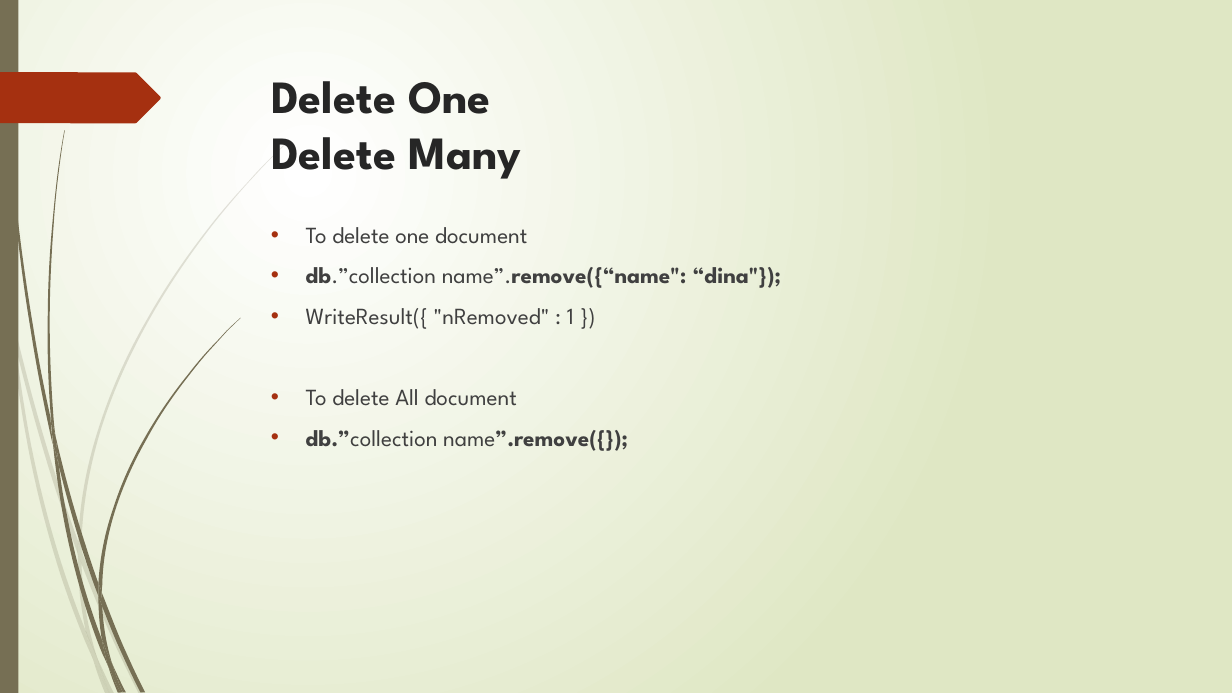
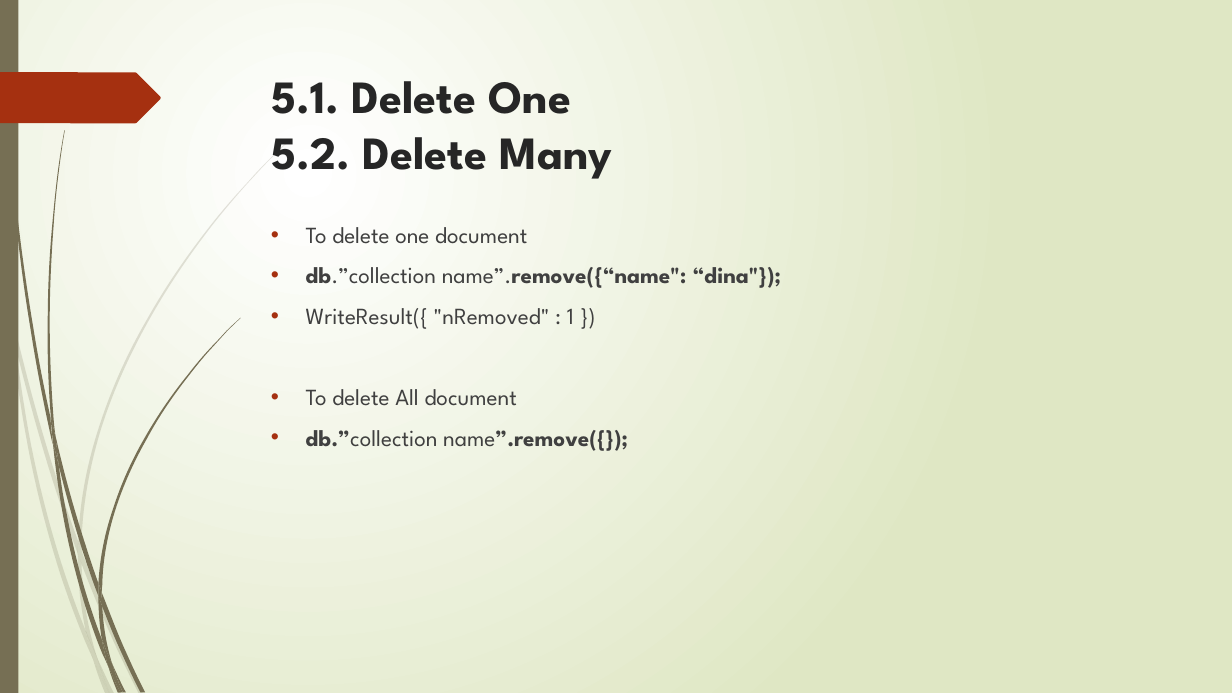
Before and after one commit to deepak127425/UST_Tasks, a slide deck: slide 11 of 1.MongoDB/4.MongoDB operations 13_Dec_2020/MongoDB operations.pptx. Drawn at 1232x693 pixels with LibreOffice and Linux fonts; fonts in the diff are those of the drawing. Boxes give left, top, right and bottom in pixels: in the first picture for what was removed or moved away, otherwise in the second. Text is boxed around its words. In the diff, an @@ line names an element or a change of style, - is before the commit and + after.

```diff
--- a/1.MongoDB/4.MongoDB operations 13_Dec_2020/MongoDB operations.pptx
+++ b/1.MongoDB/4.MongoDB operations 13_Dec_2020/MongoDB operations.pptx
@@ title at [271, 81, 613, 179]: text changed @@
-Delete One
-Delete Many
+5.1. Delete One
+5.2. Delete Many
```
Also in this commit, not shown: 19 other slides changed.
